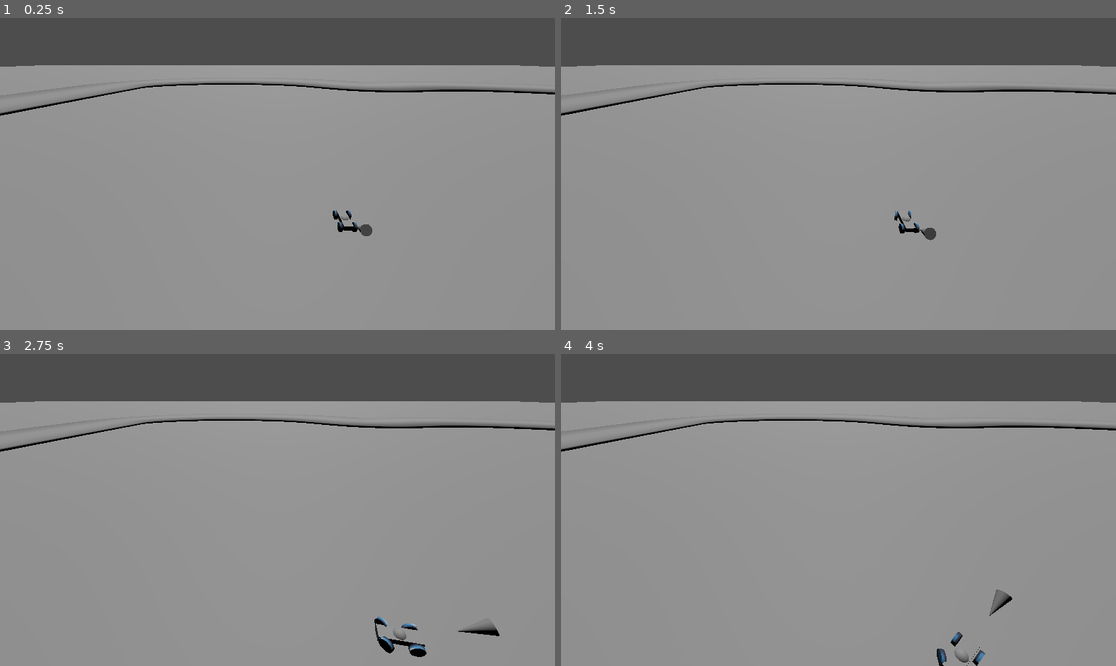
Above: before the commit, frames 1-4 (two rows, left to right).
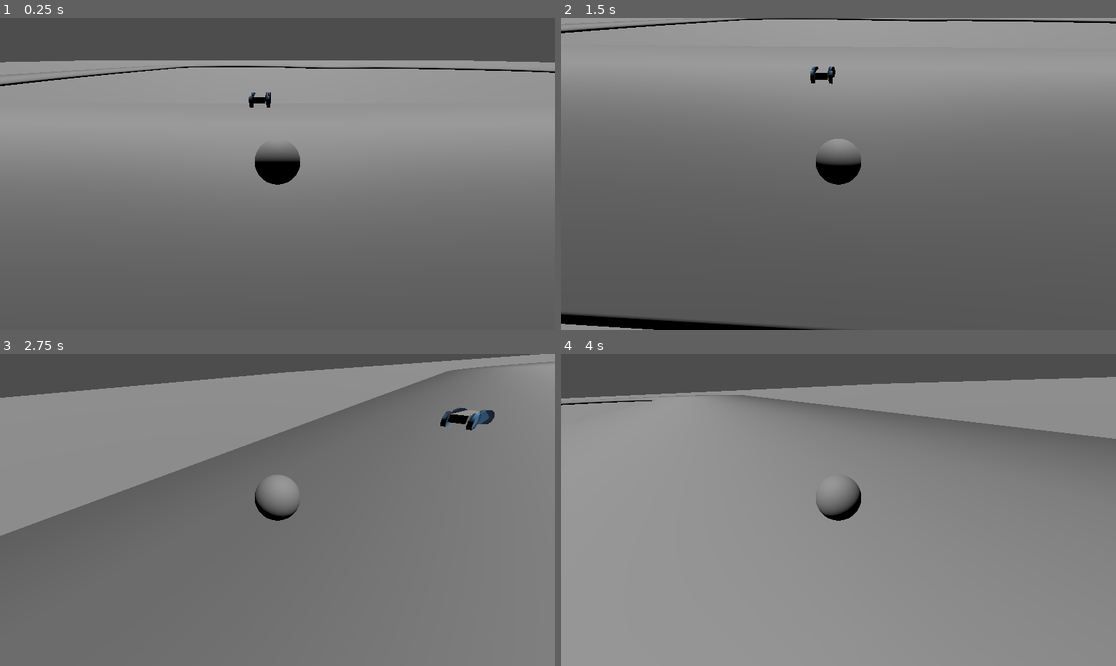
Above: after the commit, the same moments.

Repository: Eefschmeef2310/GDS-2
Game: Godot game, scene res://debug_and_testing/test_track.tscn
Two runs of this game, one before a commit and one after it. Both use one fixed random seed, a clock stepped at 60 frames per second and the inputs below. The project has no main scene, so this scene is started directly. The engine's default icon, where the game draws it, is replaced by a stand-in: a white triangle on a blue panel in a dark square.
Inputs:
- Up to frame 1 (0.25 s): no input
- Up to frame 2 (1.5 s): hold D (Right) 0.53-1.28 s; hold S (Down) from 1.28 s (still down)
- Up to frame 3 (2.75 s): release S (Down) at 2.03 s; hold D (Right) from 2.03 s (still down)
- Up to frame 4 (4 s): release D (Right) at 2.78 s; hold W (Up) 2.78-3.53 s; hold A (Left) from 3.53 s (still down)

The runs differ from the first frame. In frame 1, 49% of the frame differs, in the area x 0-100%, y 13-100%; in frame 2, 85%, in the area x 0-100%, y 0-100%; in frame 3, 63%; in frame 4, 13%.

Commit message:
Adding controller support

Diff:
--- a/debug_and_testing/test_track.tscn
+++ b/debug_and_testing/test_track.tscn
@@ -27,20 +27,22 @@
 shape = SubResource("ConvexPolygonShape3D_bpd1i")
 
 [node name="Kart" parent="." instance=ExtResource("1_tw5a5")]
-transform = Transform3D(1, 0, 0, 0, 1, 0, 0, 0, 1, -7.33467, 0.593819, 2.74475)
+transform = Transform3D(1, 0, 0, 0, 1, 0, 0, 0, 1, -7.33467, 6.79969, -73.9125)
+max_steer = 0.8
+engine_power = 300
 
 [node name="DirectionalLight3D" type="DirectionalLight3D" parent="."]
 transform = Transform3D(0.910438, 0.413645, 0, -0.183636, 0.404187, 0.896053, 0.370648, -0.815801, 0.443947, 0, 0, 0)
 
 [node name="Camera3D" type="Camera3D" parent="."]
 transform = Transform3D(-1, 0, 8.74228e-08, 4.37114e-08, 0.866025, 0.5, -7.57103e-08, 0.5, -0.866025, 0, 16, -14)
-current = true
 
 [node name="Track" type="Path3D" parent="."]
 transform = Transform3D(1, 0, 0, 0, 1, 0, 0, 0, 1, -0.174004, -7.62939e-06, -0.00303841)
 curve = SubResource("Curve3D_qnr0h")
 
 [node name="CSGPolygon3D" type="CSGPolygon3D" parent="Track"]
+use_collision = true
 polygon = PackedVector2Array(-20, 0, -20, 1, 20, 1, 20, 0)
 mode = 2
 path_node = NodePath("..")
--- a/kart/kart.tscn
+++ b/kart/kart.tscn
@@ -22,6 +22,16 @@
 
 [sub_resource type="ConvexPolygonShape3D" id="ConvexPolygonShape3D_iplh1"]
 points = PackedVector3Array(0.5, 0.25, 1.5, 0.5, -0.25, 1.5, 0.5, 0.25, -1.5, -0.5, 0.25, 1.5, -0.5, -0.25, 1.5, 0.5, -0.25, -1.5, -0.5, 0.25, -1.5, -0.5, -0.25, -1.5)
+
+[sub_resource type="ParticleProcessMaterial" id="ParticleProcessMaterial_7ptko"]
+gravity = Vector3(0, 0, 0)
+
+[sub_resource type="StandardMaterial3D" id="StandardMaterial3D_b741q"]
+albedo_color = Color(0, 0.0562351, 1, 1)
+billboard_mode = 1
+
+[sub_resource type="QuadMesh" id="QuadMesh_dcobt"]
+material = SubResource("StandardMaterial3D_b741q")
 
 [node name="Kart" type="VehicleBody3D" node_paths=PackedStringArray("camera_pivot", "camera")]
 gravity_scale = 4.0
@@ -105,3 +115,10 @@
 
 [node name="TrackTracker" type="Node" parent="."]
 script = ExtResource("3_6in2l")
+
+[node name="DebugTrail" type="GPUParticles3D" parent="."]
+visible = false
+amount = 6000
+lifetime = 600.0
+process_material = SubResource("ParticleProcessMaterial_7ptko")
+draw_pass_1 = SubResource("QuadMesh_dcobt")
--- a/kart/kart_controller.gd
+++ b/kart/kart_controller.gd
@@ -37,7 +37,7 @@
 	engine_force = Input.get_axis("Down", "Up") * engine_power
 
 	camera_pivot.global_position = camera_pivot.global_position.lerp(global_position, delta * 20.0)
-	#camera_pivot.transform = camera_pivot.transform.interpolate_with(transform, delta * 5.0)
+	camera_pivot.transform = camera_pivot.transform.interpolate_with(transform, delta * 5.0)
 	look_at = look_at.lerp(global_position + linear_velocity, delta * 5.0)
 	#camera.look_at(look_at)
 
--- a/project.godot
+++ b/project.godot
@@ -17,7 +17,6 @@
 [file_customization]
 
 folder_colors={
-"res://debug/": "red",
 "res://debug_and_testing/": "red",
 "res://kart/": "green"
 }
@@ -27,20 +26,24 @@
 Left={
 "deadzone": 0.5,
 "events": [Object(InputEventKey,"resource_local_to_scene":false,"resource_name":"","device":-1,"window_id":0,"alt_press …(191 unchanged characters)…
+, Object(InputEventJoypadMotion,"resource_local_to_scene":false,"resource_name":"","device":-1,"axis":0,"axis_value":-1.0,"script":null)
 ]
 }
 Right={
 "deadzone": 0.5,
 "events": [Object(InputEventKey,"resource_local_to_scene":false,"resource_name":"","device":-1,"window_id":0,"alt_press …(192 unchanged characters)…
+, Object(InputEventJoypadMotion,"resource_local_to_scene":false,"resource_name":"","device":-1,"axis":0,"axis_value":1.0,"script":null)
 ]
 }
 Up={
 "deadzone": 0.5,
 "events": [Object(InputEventKey,"resource_local_to_scene":false,"resource_name":"","device":-1,"window_id":0,"alt_press …(192 unchanged characters)…
+, Object(InputEventJoypadButton,"resource_local_to_scene":false,"resource_name":"","device":-1,"button_index":0,"pressure":0.0,"pressed":true,"script":null)
 ]
 }
 Down={
 "deadzone": 0.5,
 "events": [Object(InputEventKey,"resource_local_to_scene":false,"resource_name":"","device":-1,"window_id":0,"alt_press …(192 unchanged characters)…
+, Object(InputEventJoypadButton,"resource_local_to_scene":false,"resource_name":"","device":-1,"button_index":1,"pressure":0.0,"pressed":true,"script":null)
 ]
 }
Not shown: 1 places in kart/kart.tscn that only renumber resources
